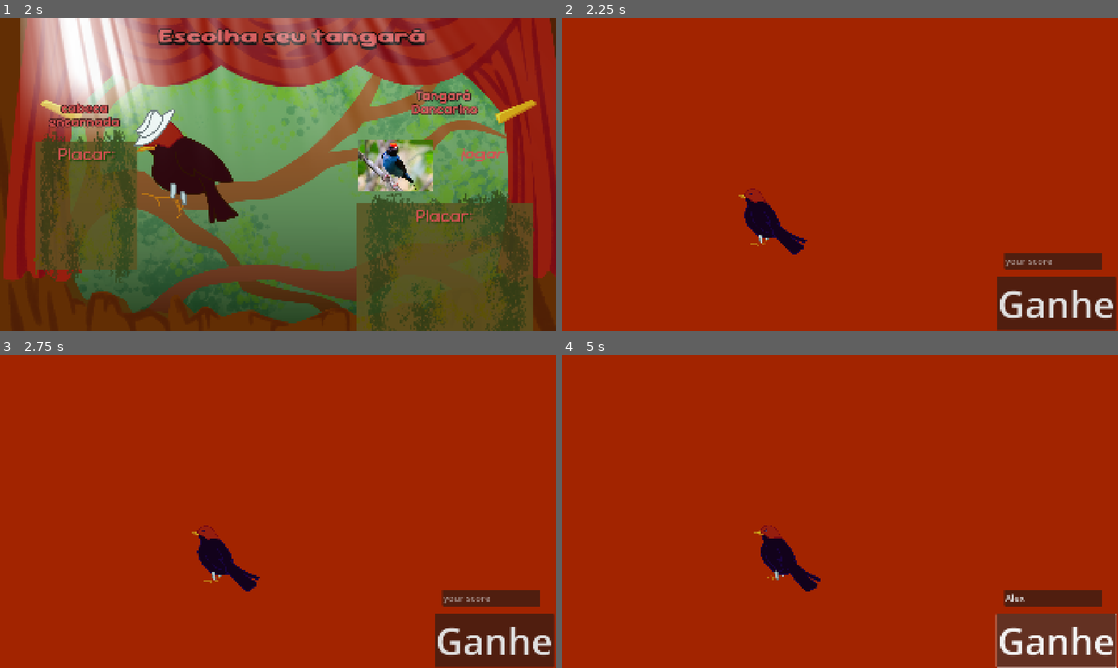
Above: before the commit, frames 1-4 (two rows, left to right).
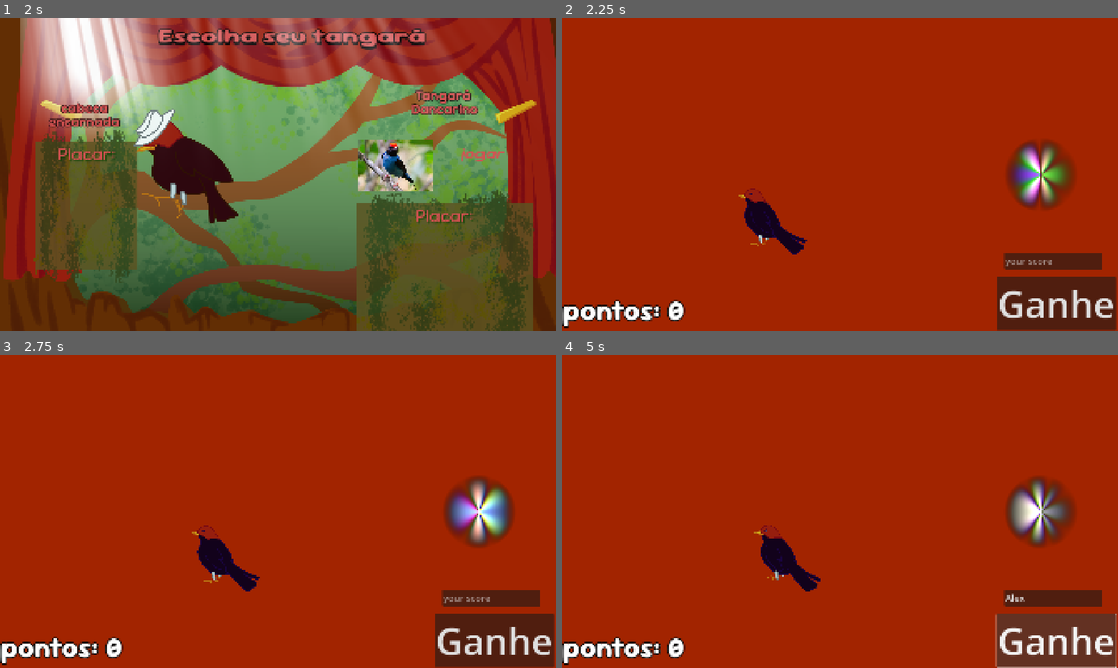
Above: after the commit, the same moments.

Repository: FaunaPolaris/quem-nao-dancar-dancou
Game: Godot game, scene res://mainMenu/mainMenu.tscn
Same seed, same stepped clock (60 frames per second), same inputs: the game is played once before the commit and once after it. Sound files missing from this copy of the repository are replaced by a short silence.
Inputs (mouse positions are in pixels of both pictures, inside the frame that each line leads up to):
- Up to frame 1 (2 s): tap Enter at 0.5 s; move the mouse to (400, 158) at 0.52 s; tap A (A) at 0.6 s; tap D (D) at 0.8, 1.35 s; move the mouse to (166, 190) at 1.27 s; tap S (S) at 1.55 s
- Up to frame 2 (2.25 s): click (751, 171) at 2 s
- Up to frame 3 (2.75 s): no input
- Up to frame 4 (5 s): click (1051, 599) at 2.77 s; type "Alex" at 2.85 s; click "Ganhe" at 3.5 s; click "Ganhe" at 4.25 s

Frame 1 is identical in both runs. In frame 2, 3.1% of the frame differs, in the area x 0-93%, y 38-100%; in frame 3, 3.2%; in frame 4, 3.2%.

Commit message:
Fix score, add new sprites and tune movement

Diff:
--- /dev/null
+++ b/Shared/resources/pointsLabelSetting.tres
@@ -0,0 +1,9 @@
+[gd_resource type="LabelSettings" load_steps=2 format=3 uid="uid://ctrfkkqyheg2r"]
+
+[ext_resource type="FontFile" uid="uid://cvyenicim88j7" path="res://Shared/font/Sour_Gummy/static/SourGummy-ExtraBold.ttf" id="1_b1bra"]
+
+[resource]
+font = ExtResource("1_b1bra")
+font_size = 96
+outline_size = 16
+outline_color = Color(0, 0, 0, 1)
--- a/chars/cabecaEncarnada/cabecaEncarnada.gd
+++ b/chars/cabecaEncarnada/cabecaEncarnada.gd
@@ -8,5 +8,4 @@
 
 # Called every frame. 'delta' is the elapsed time since the previous frame.
 func _process(_delta: float) -> void:
-	if Input.is_action_just_pressed("dance"):
-		PlayerInfo.score += 100
+	pass
--- a/chars/cabecaEncarnada/cabecaEncarnada.tscn
+++ b/chars/cabecaEncarnada/cabecaEncarnada.tscn
@@ -9,8 +9,7 @@
 [ext_resource type="Texture2D" uid="uid://dqcfw6uo1j7uj" path="res://chars/cabecaEncarnada/assets/tancabeca_slide4.png" id="6_fcef3"]
 [ext_resource type="Texture2D" uid="uid://gn0ejiaht7ab" path="res://chars/cabecaEncarnada/assets/tancabeca_slide5.png" id="7_et8ol"]
 [ext_resource type="Texture2D" uid="uid://d1ojjmxuc7wms" path="res://chars/cabecaEncarnada/assets/tancabeca_slide6.png" id="8_b2eko"]
-[ext_resource type="Texture2D" uid="uid://c5h6oxyayah76" path="res://chars/cabecaEncarnada/assets/tancabeca_success1.png" id="9_blt7p"]
-[ext_resource type="Texture2D" uid="uid://bd2b2i566bd35" path="res://chars/cabecaEncarnada/assets/tancabeca_success2.png" id="10_ka4x1"]
+[ext_resource type="Texture2D" uid="uid://mwl718onofgn" path="res://chars/cabecaEncarnada/assets/tancabeca_sucess.png" id="9_f1nps"]
 
 [sub_resource type="SpriteFrames" id="SpriteFrames_5502t"]
 animations = [{
@@ -54,11 +53,8 @@
 "speed": 5.0
 }, {
 "frames": [{
-"duration": 0.6,
-"texture": ExtResource("9_blt7p")
-}, {
-"duration": 0.6,
-"texture": ExtResource("10_ka4x1")
+"duration": 1.3,
+"texture": ExtResource("9_f1nps")
 }],
 "loop": false,
 "name": &"success",
--- a/gameCabecaEncarnada/gameCabecaEncarnada.gd
+++ b/gameCabecaEncarnada/gameCabecaEncarnada.gd
@@ -1,16 +1,19 @@
 extends Node2D
 
-# Nodes
 @onready var bird = $CabecaEncarnada
 @onready var music = $AudioStreamPlayer
+@onready var hit_ring = $ColorRect2
+@onready var cue_circle = $Panel
 
-# Movement settings
 @export var left_bound: float = 300.0
 @export var right_bound: float = 1620.0
 @export var base_speed: float = 150.0
-@export var hit_window: float = 0.2  # 150ms window for perfect hits
+@export var hit_window: float = 0.2
 
-# Game state
+@export var cue_duration := 0.5  # Time it takes for the cue to reach the ring
+@export var cue_start_y := 900.0
+@export var cue_end_y := 400.0  # Should match hit_ring.y position
+
 var current_speed: float = 0.0
 var note_times: Array = []
 var current_note_index: int = 0
@@ -18,12 +21,13 @@
 var is_moving_right: bool = true
 var current_anim: String = "slide_right"
 
+var cue_active := false
+var cue_start_time := -1.0
+
 func _ready():
-	# Initialize game
 	load_note_data("res://gameCabecaEncarnada/assets/cabecaEncarnadaNotes.json")
 	reset_game_state()
 
-	# Start music and movement
 	music.play()
 	start_movement()
 
@@ -39,6 +43,9 @@
 	current_note_index = 0
 	can_hit = false
 
+	cue_circle.visible = false
+	cue_circle.position.y = cue_start_y
+
 func load_note_data(path: String):
 	var file = FileAccess.open(path, FileAccess.READ)
 	note_times = JSON.parse_string(file.get_as_text()).get("notes", [])
@@ -50,24 +57,42 @@
 	bird.play(current_anim)
 
 func _process(delta):
+	$points.set_text("".join(PackedStringArray(["pontos: ", PlayerInfo.score])))
+
 	if not music.playing:
 		return
 
-	# Update bird position
 	bird.position.x += current_speed * delta
-
-	# Boundary checks
 	bird.position.x = clamp(bird.position.x, left_bound, right_bound)
 
-	# Note timing checks
 	if current_note_index < note_times.size():
 		var current_time = music.get_playback_position()
 		var note_time = note_times[current_note_index]
+
+		# Launch the cue before the note
+		if not cue_active and current_time >= note_time - cue_duration:
+			start_cue_animation(note_time)
+
+		# Animate cue rising
+		if cue_active:
+			var t = (current_time - cue_start_time) / cue_duration
+			t = clamp(t, 0, 1)
+			cue_circle.position.y = lerp(cue_start_y, cue_end_y, t)
+
+			if t >= 1.0:
+				cue_active = false
+				cue_start_time = -1.0
 
 		if current_time >= note_time and not can_hit:
 			start_hit_window()
 		elif can_hit and current_time > note_time + hit_window:
 			end_hit_window(false)
+
+func start_cue_animation(target_time: float):
+	cue_active = true
+	cue_start_time = music.get_playback_position()
+	cue_circle.position.y = cue_start_y
+	cue_circle.visible = true
 
 func start_hit_window():
 	can_hit = true
@@ -79,10 +104,12 @@
 		handle_miss()
 	can_hit = false
 	current_note_index += 1
+	cue_circle.visible = false
 
 func _input(event):
 	if event.is_action_pressed("dance"):
 		if can_hit:
+			can_hit = false
 			register_hit()
 		else:
 			handle_missed_input()
@@ -92,11 +119,15 @@
 	var note_time = note_times[current_note_index]
 	var time_diff = abs(current_time - note_time)
 
-	# Calculate accuracy (0-100 in 10-point steps)
-	var accuracy = int(ceil((1.0 - (time_diff / hit_window)) * 100))
-	accuracy = clamp(accuracy - (accuracy % 10), 0, 100)  # Round down to nearest 10
+	if time_diff > hit_window:
+		handle_missed_hit()
+		end_hit_window(true)
+		return
 
-	if accuracy > 0:
+	var accuracy = int(round((1.0 - (time_diff / hit_window)) * 100.0))
+	accuracy = clamp(accuracy - (accuracy % 10), 0, 100)
+
+	if accuracy > 10:
 		handle_hit_success(accuracy)
 	else:
 		handle_missed_hit()
@@ -104,11 +135,8 @@
 	end_hit_window(true)
 
 func handle_hit_success(accuracy: int):
-	# Update score and streak
 	PlayerInfo.score += accuracy
 	PlayerInfo.streak += 1
-
-	# Visual feedback
 	bird.play("success")
 	await bird.animation_finished
 	bird.play(current_anim)
@@ -121,6 +149,7 @@
 
 func handle_miss():
 	PlayerInfo.streak = 0
+	cue_circle.visible = false
 	#bird.play("miss")
 	#await bird.animation_finished
 	#bird.play(current_anim)
--- a/gameCabecaEncarnada/gameCabecaEncarnada.tscn
+++ b/gameCabecaEncarnada/gameCabecaEncarnada.tscn
@@ -1,8 +1,37 @@
-[gd_scene load_steps=4 format=3 uid="uid://dyogfhihv2rc1"]
+[gd_scene load_steps=10 format=3 uid="uid://dyogfhihv2rc1"]
 
 [ext_resource type="Script" uid="uid://bfl5wwg83g7k0" path="res://gameCabecaEncarnada/gameCabecaEncarnada.gd" id="1_ssxmp"]
 [ext_resource type="AudioStream" uid="uid://c1nxhi2iah6ow" path="res://gameCabecaEncarnada/assets/cabecaEncarnadaMusic.ogg" id="2_4g81p"]
 [ext_resource type="PackedScene" uid="uid://va4dn8wie4go" path="res://chars/cabecaEncarnada/cabecaEncarnada.tscn" id="2_pvv0g"]
+[ext_resource type="LabelSettings" uid="uid://ctrfkkqyheg2r" path="res://Shared/resources/pointsLabelSetting.tres" id="4_e55vm"]
+[ext_resource type="Shader" uid="uid://mfx8562fxuso" path="res://saveScore/Shader/radialLight.gdshader" id="5_6ifan"]
+
+[sub_resource type="ShaderMaterial" id="ShaderMaterial_wny2a"]
+shader = ExtResource("5_6ifan")
+shader_parameter/amplitude = 100.0
+shader_parameter/frequency = 2.0
+shader_parameter/light_magnitude = 32.0
+shader_parameter/color_spread = 0.3
+shader_parameter/light_distance = 0.0
+shader_parameter/speed = 0.03
+shader_parameter/cut_angle = false
+shader_parameter/angle = 120.0
+shader_parameter/yshift = -2.2352e-08
+
+[sub_resource type="Gradient" id="Gradient_h7wy8"]
+interpolation_mode = 2
+offsets = PackedFloat32Array(0.221311, 0.57377, 0.762295)
+colors = PackedColorArray(0.960784, 0.760784, 0, 0.537255, 0.678431, 0.803922, 0.580392, 0.580392, 1, 1, 1, 0)
+
+[sub_resource type="GradientTexture2D" id="GradientTexture2D_ystw2"]
+gradient = SubResource("Gradient_h7wy8")
+width = 128
+height = 128
+fill = 1
+fill_from = Vector2(0.5, 0.5)
+
+[sub_resource type="StyleBoxTexture" id="StyleBoxTexture_vgfbc"]
+texture = SubResource("GradientTexture2D_ystw2")
 
 [node name="GameCabecaEncarnada" type="Node2D"]
 script = ExtResource("1_ssxmp")
@@ -33,3 +62,27 @@
 
 [node name="AudioStreamPlayer" type="AudioStreamPlayer" parent="."]
 stream = ExtResource("2_4g81p")
+
+[node name="points" type="Label" parent="."]
+offset_top = 946.0
+offset_right = 547.0
+offset_bottom = 1078.0
+text = "pontos:"
+label_settings = ExtResource("4_e55vm")
+
+[node name="ColorRect2" type="ColorRect" parent="."]
+material = SubResource("ShaderMaterial_wny2a")
+custom_minimum_size = Vector2(128, 128)
+offset_left = 1525.0
+offset_top = 412.0
+offset_right = 1781.0
+offset_bottom = 668.0
+
+[node name="Panel" type="Panel" parent="."]
+visible = false
+custom_minimum_size = Vector2(32, 32)
+offset_left = 1525.0
+offset_top = 412.0
+offset_right = 1781.0
+offset_bottom = 668.0
+theme_override_styles/panel = SubResource("StyleBoxTexture_vgfbc")
--- a/gameDancarino/gameDancarino.tscn
+++ b/gameDancarino/gameDancarino.tscn
@@ -6,13 +6,7 @@
 [ext_resource type="Texture2D" uid="uid://d3r782heys5v5" path="res://Shared/assets/background_menu_cortina.png" id="3_7wqvk"]
 [ext_resource type="Texture2D" uid="uid://dmh7g80ko6hin" path="res://Shared/assets/background_menu_galhos.png" id="3_irmdr"]
 [ext_resource type="Texture2D" uid="uid://ypoyd5ekeh1g" path="res://gameDancarino/assets/dancarinoFem.jpeg" id="6_7wqvk"]
-[ext_resource type="FontFile" uid="uid://cvyenicim88j7" path="res://Shared/font/Sour_Gummy/static/SourGummy-ExtraBold.ttf" id="6_chxhc"]
-
-[sub_resource type="LabelSettings" id="LabelSettings_k5cnh"]
-font = ExtResource("6_chxhc")
-font_size = 96
-outline_size = 16
-outline_color = Color(0, 0, 0, 1)
+[ext_resource type="LabelSettings" uid="uid://ctrfkkqyheg2r" path="res://Shared/resources/pointsLabelSetting.tres" id="6_chxhc"]
 
 [node name="gameDancarino" type="Node2D"]
 script = ExtResource("1_qqvk5")
@@ -66,7 +60,7 @@
 offset_right = 547.0
 offset_bottom = 1078.0
 text = "pontuacao: "
-label_settings = SubResource("LabelSettings_k5cnh")
+label_settings = ExtResource("6_chxhc")
 
 [node name="timeout" type="Timer" parent="."]
 wait_time = 60.0
--- a/gameDancarino/note/note.tscn
+++ b/gameDancarino/note/note.tscn
@@ -89,13 +89,12 @@
 autostart = true
 
 [node name="ColorRect" type="ColorRect" parent="."]
-visible = false
 material = SubResource("ShaderMaterial_qddas")
 custom_minimum_size = Vector2(128, 128)
-offset_left = -66.0
+offset_left = -63.0
 offset_top = -58.0
 offset_right = 193.0
-offset_bottom = 181.0
+offset_bottom = 198.0
 
 [node name="Panel" type="Panel" parent="."]
 custom_minimum_size = Vector2(32, 32)
--- a/globals/playerInfo.gd
+++ b/globals/playerInfo.gd
@@ -1,6 +1,12 @@
 extends Node
 
 var streak 			: int = 0
-var	score			: int = 0
+var _score: int = 0
+
+var score:
+	get: return _score
+	set(value):
+		print(">> SCORE SET TO", value, "FROM", _score, "BY:", get_stack())
+		_score = value
 var	player_name		: String = "None"
 var	current_bird	: String = "Dancarino"
--- a/project.godot
+++ b/project.godot
@@ -35,8 +35,7 @@
 
 dance={
 "deadzone": 0.2,
-"events": [Object(InputEventKey,"resource_local_to_scene":false,"resource_name":"","device":-1,"window_id":0,"alt_pressed":false,"shift_pressed":false,"ctrl_pressed":false,"meta_pressed":false,"pressed":false,"keycode":0,"physical_keycode":32,"key_label":0,"unicode":32,"location":0,"echo":false,"script":null)
-, Object(InputEventMouseButton,"resource_local_to_scene":false,"resource_name":"","device":-1,"window_id":0,"alt_pressed":false,"shift_pressed":false,"ctrl_pressed":false,"meta_pressed":false,"button_mask":0,"position":Vector2(0, 0),"global_position":Vector2(0, 0),"factor":1.0,"button_index":1,"canceled":false,"pressed":false,"double_click":false,"script":null)
+"events": [Object(InputEventMouseButton,"resource_local_to_scene":false,"resource_name":"","device":-1,"window_id":0,"alt_pressed":false,"shift_pressed":false,"ctrl_pressed":false,"meta_pressed":false,"button_mask":0,"position":Vector2(0, 0),"global_position":Vector2(0, 0),"factor":1.0,"button_index":1,"canceled":false,"pressed":false,"double_click":false,"script":null)
 ]
 }
 W={
Binary file added: chars/cabecaEncarnada/assets/tancabeca_sucess.png
Not shown, added: chars/cabecaEncarnada/assets/tancabeca_sucess.png.import
Not shown: 1 places in chars/cabecaEncarnada/cabecaEncarnada.tscn that only renumber resources
Not shown: 1 places in gameDancarino/gameDancarino.tscn that only renumber resources
Not shown: 2 places in gameDancarino/note/note.tscn that only renumber resources
